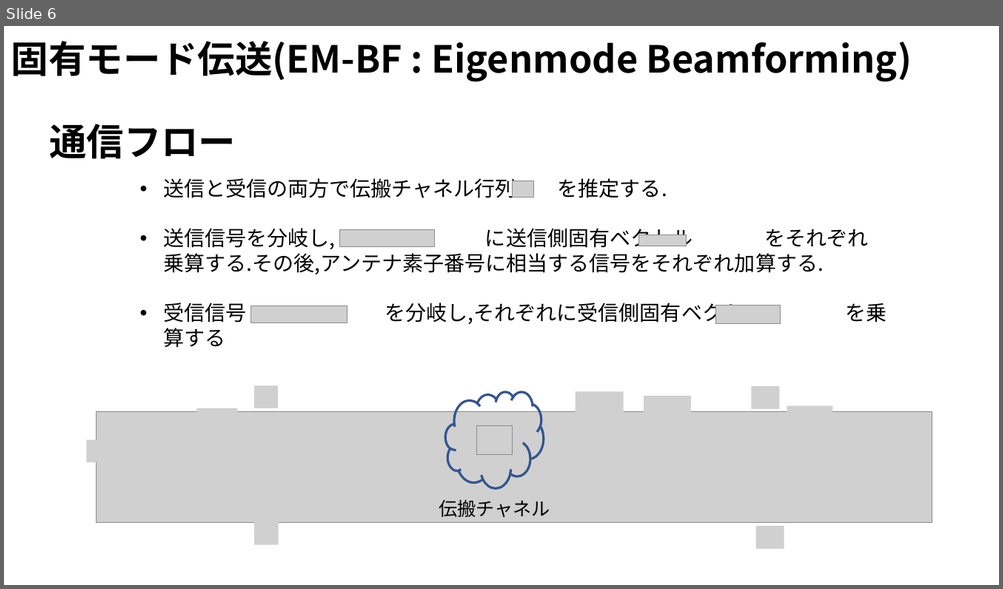
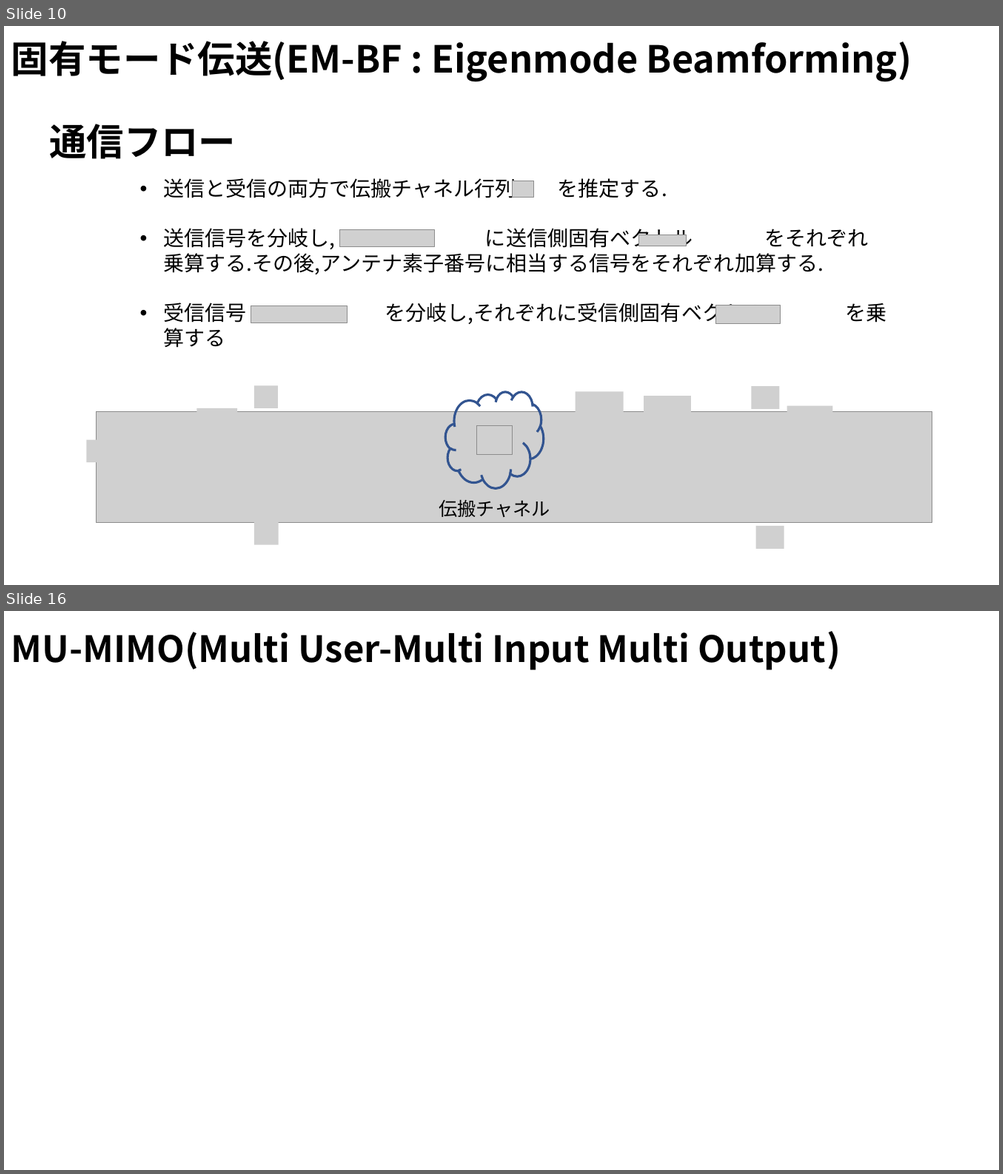
Before and after one commit to ryoww/seminar, a slide deck: MIMO/MU-MIMO.pptx. Shown one above the other, each under a label of ours: slide 6 before the commit, slides 10 and 16 after it; the slides between them are not shown. The pictures are 1003x589 and 1003x1174 pixels, drawn with LibreOffice and Linux fonts; fonts in the diff are those of the drawing; grey boxes stand for pictures. Boxes give left, top, right and bottom in pixels: in the first picture for what was removed or moved away, otherwise in the second. Text is boxed around its words. In the diff, an @@ line names an element or a change of style, - is before the commit and + after.

```diff
--- a/MIMO/MU-MIMO.pptx
+++ b/MIMO/MU-MIMO.pptx
@@ slide 16 added at bbox=[4, 611, 999, 1170], background #FFFFFF @@
@@ text added at bbox=[11, 631, 840, 670], 35 pt, text #000000, bold @@
+MU-MIMO(Multi User-Multi Input Multi Output)
@@ what was slide 6 is now slide 10 @@
```
Also in this commit, not shown: 9 slides changed, 6 other slides added, 1 slide removed, 26 other files.
